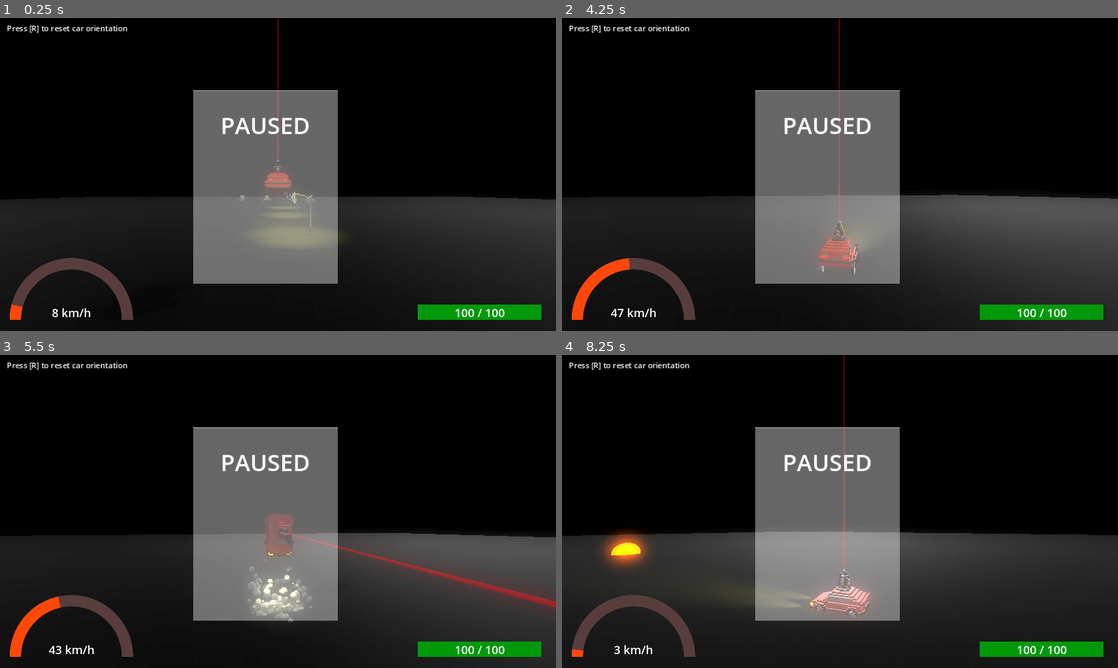
Above: before the commit, frames 1-4 (two rows, left to right).
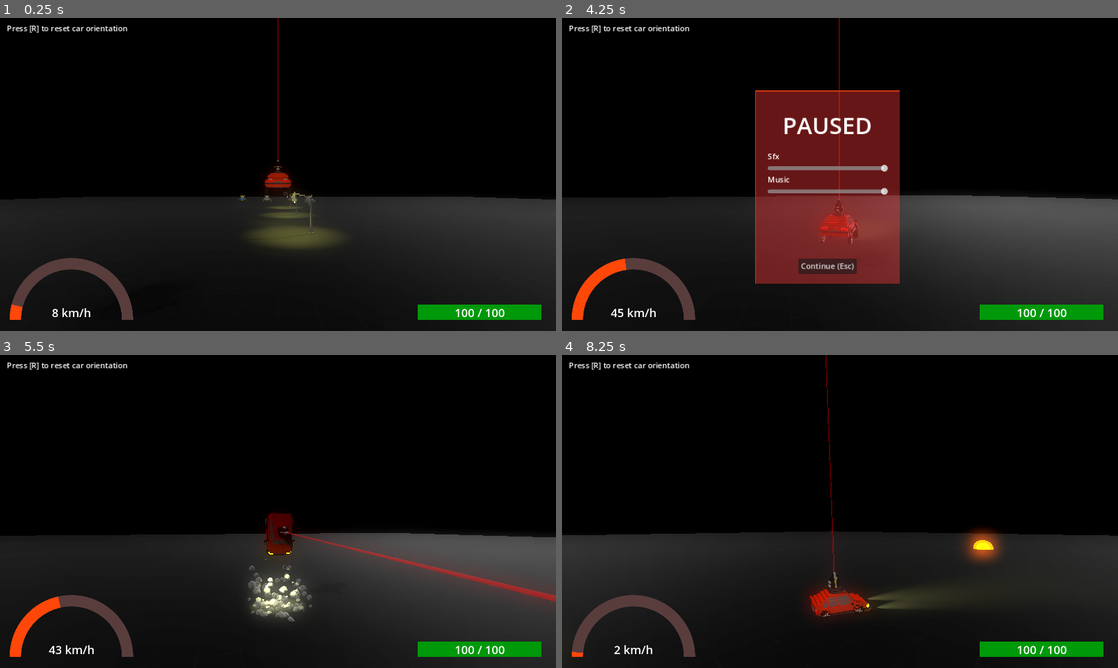
Above: after the commit, the same moments.

Repository: applejag/bornhack-2024-game
Game: Godot game, scene res://scenes/main.tscn
The game is run twice, just before and just after one commit, with the same random seed, the same clock (stepped at 60 frames per second) and the same inputs.
Inputs (mouse positions are in pixels of both pictures, inside the frame that each line leads up to):
- Up to frame 1 (0.25 s): no input
- Up to frame 2 (4.25 s): tap R (reset_car) every 0.75 s from 0.5 to 3.5 s; hold D (steer_right) 0.53-1.28 s; tap Ctrl (fire) at 0.6, 2.1, 3.6 s; tap Space (jump) at 0.77, 1.52, 3.02, 3.77 s; hold S (move_back) 1.28-2.03 s; tap H (honk) at 1.35, 2.85 s; hold D (steer_right) 2.03-2.78 s; hold W (move_forward) 2.78-3.53 s; hold A (steer_left) from 3.53 s (still down); tap Escape (pause, bound only after the commit) at 4.15 s
- Up to frame 3 (5.5 s): release A (steer_left) at 4.25 s; click (266, 602) at 4.25 s, where only the run after the commit has a clickable "Continue (Esc)"; tap R (reset_car) at 5 s; hold A (steer_left) from 5.03 s (still down); tap H (honk) at 5.1 s; tap Space (jump) at 5.27 s
- Up to frame 4 (8.25 s): release A (steer_left) at 5.78 s; hold S (move_back) 5.78-6.53 s; tap Ctrl (fire) at 5.85, 7.35 s; hold D (steer_right) 6.53-7.28 s; tap H (honk) at 6.6, 8.1 s; tap Space (jump) at 6.77, 7.52 s; hold W (move_forward) 7.28-8.03 s; hold D (steer_right) from 8.03 s (still down)

The runs differ from the first frame. In frame 1, 16% of the frame differs, in the area x 34-61%, y 23-85%; in frame 2, 16%; in frame 3, 17%; in frame 4, 21%, in the area x 0-100%, y 0-96%.

Commit message:
Pause menu

Diff:
--- a/project.godot
+++ b/project.godot
@@ -76,6 +76,12 @@
 , Object(InputEventJoypadButton,"resource_local_to_scene":false,"resource_name":"","device":-1,"button_index":8,"pressure":0.0,"pressed":false,"script":null)
 ]
 }
+pause={
+"deadzone": 0.5,
+"events": [Object(InputEventKey,"resource_local_to_scene":false,"resource_name":"","device":-1,"window_id":0,"alt_pressed":false,"shift_pressed":false,"ctrl_pressed":false,"meta_pressed":false,"pressed":false,"keycode":0,"physical_keycode":4194305,"key_label":0,"unicode":0,"echo":false,"script":null)
+, Object(InputEventJoypadButton,"resource_local_to_scene":false,"resource_name":"","device":-1,"button_index":6,"pressure":0.0,"pressed":false,"script":null)
+]
+}
 
 [layer_names]
 
--- /dev/null
+++ b/scenes/PauseMenu.gd
@@ -0,0 +1,20 @@
+extends Panel
+
+var is_paused: bool = false
+
+func _process(_delta):
+	if Input.is_action_just_pressed("pause"):
+		if is_paused:
+			unpause()
+		else:
+			pause()
+
+func pause() -> void:
+	get_tree().paused = true
+	visible = true
+	is_paused = true
+
+func unpause() -> void:
+	get_tree().paused = false
+	visible = false
+	is_paused = false
--- a/scenes/main.tscn
+++ b/scenes/main.tscn
@@ -1,12 +1,13 @@
-[gd_scene load_steps=4 format=3 uid="uid://d0f5u5nmflh7n"]
+[gd_scene load_steps=5 format=3 uid="uid://d0f5u5nmflh7n"]
 
 [ext_resource type="PackedScene" uid="uid://5x08nt4mer6g" path="res://scenes/world.tscn" id="1_qd7ld"]
+[ext_resource type="Script" path="res://scenes/PauseMenu.gd" id="2_4r3uo"]
 
 [sub_resource type="StyleBoxFlat" id="StyleBoxFlat_dtv1x"]
-bg_color = Color(1, 1, 1, 0.4)
-border_width_left = 1
-border_width_top = 1
-border_color = Color(0.683077, 0.683077, 0.683077, 1)
+bg_color = Color(1, 0.22, 0.22, 0.4)
+border_width_left = 2
+border_width_top = 2
+border_color = Color(0.82, 0.21648, 0.0656, 1)
 
 [sub_resource type="LabelSettings" id="LabelSettings_2dovh"]
 font_size = 48
@@ -14,10 +15,13 @@
 [node name="main" type="Node"]
 
 [node name="world" parent="." instance=ExtResource("1_qd7ld")]
+process_mode = 1
 
 [node name="ui" type="Node" parent="."]
 
 [node name="Pause panel" type="Panel" parent="ui"]
+process_mode = 3
+visible = false
 anchors_preset = 8
 anchor_left = 0.5
 anchor_top = 0.5
@@ -31,6 +35,7 @@
 grow_vertical = 2
 pivot_offset = Vector2(150, 200)
 theme_override_styles/panel = SubResource("StyleBoxFlat_dtv1x")
+script = ExtResource("2_4r3uo")
 
 [node name="Label" type="Label" parent="ui/Pause panel"]
 layout_mode = 0
@@ -40,3 +45,39 @@
 offset_bottom = 105.0
 text = "PAUSED"
 label_settings = SubResource("LabelSettings_2dovh")
+
+[node name="Button" type="Button" parent="ui/Pause panel"]
+layout_mode = 0
+offset_left = 90.0
+offset_top = 348.0
+offset_right = 211.0
+offset_bottom = 379.0
+text = "Continue (Esc)"
+
+[node name="VBoxContainer" type="VBoxContainer" parent="ui/Pause panel"]
+custom_minimum_size = Vector2(250, 200)
+layout_mode = 0
+offset_left = 26.0
+offset_top = 125.0
+offset_right = 276.0
+offset_bottom = 325.0
+
+[node name="SfxLabel" type="Label" parent="ui/Pause panel/VBoxContainer"]
+layout_mode = 2
+text = "Sfx"
+
+[node name="SfxSlider" type="HSlider" parent="ui/Pause panel/VBoxContainer"]
+custom_minimum_size = Vector2(200, 0)
+layout_mode = 2
+value = 100.0
+
+[node name="MusicLabel" type="Label" parent="ui/Pause panel/VBoxContainer"]
+layout_mode = 2
+text = "Music"
+
+[node name="MusicSlider" type="HSlider" parent="ui/Pause panel/VBoxContainer"]
+custom_minimum_size = Vector2(200, 0)
+layout_mode = 2
+value = 100.0
+
+[connection signal="button_down" from="ui/Pause panel/Button" to="ui/Pause panel" method="unpause"]
